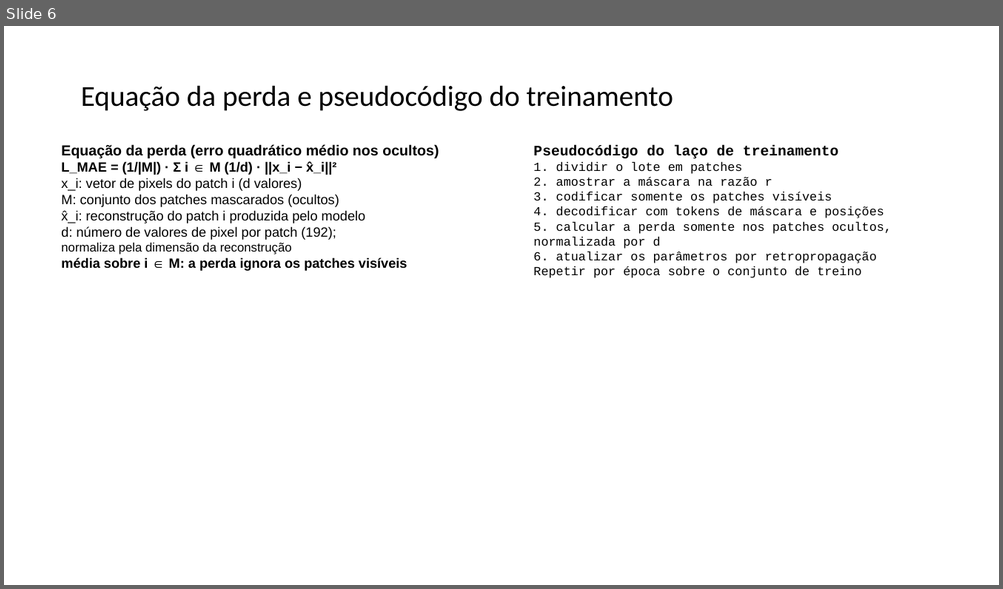
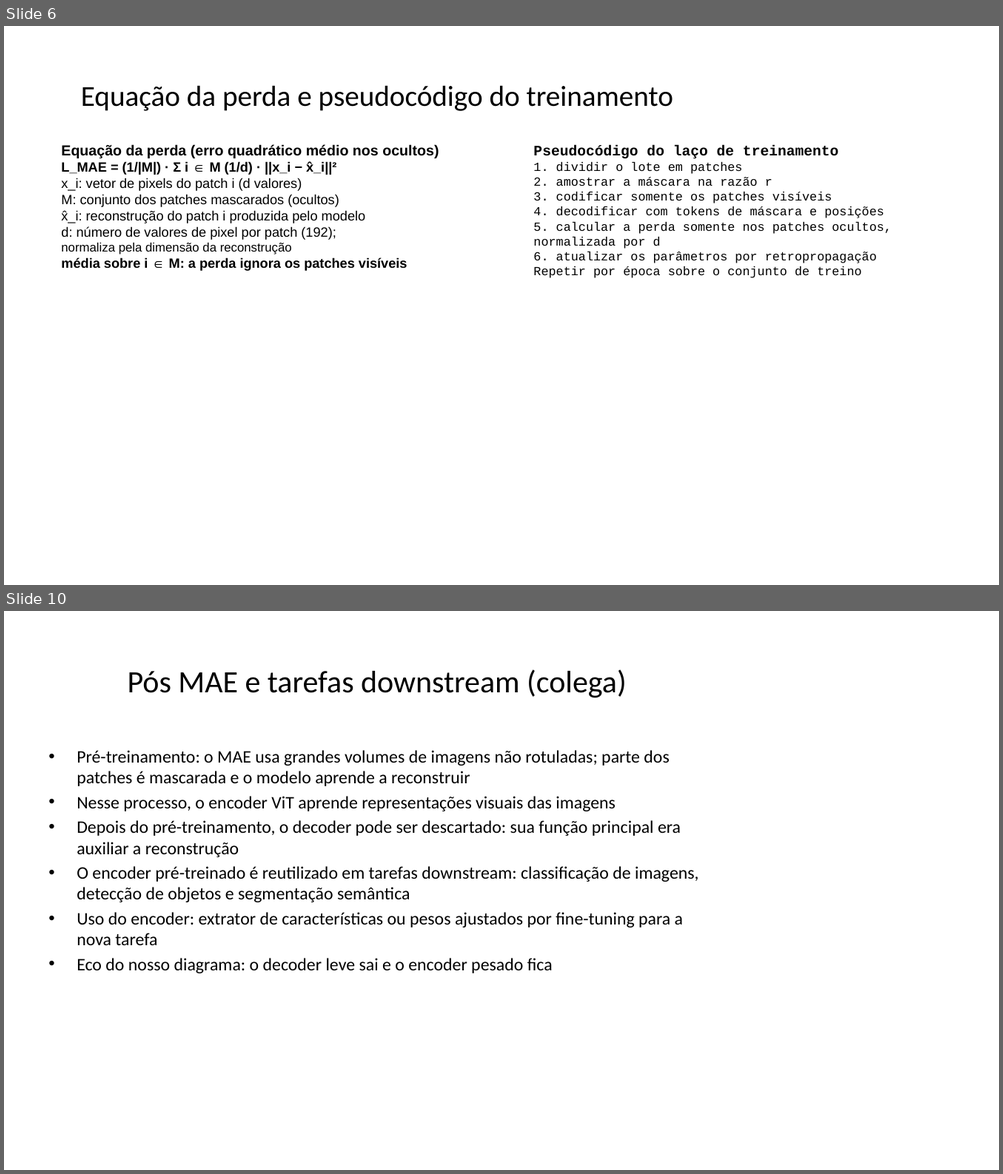
Before and after one commit to frederico-mello/seminario-masked-modeling, a slide deck: slides/seminario_masked_modeling.pptx. Shown one above the other, each under a label of ours: slide 6 before the commit, slides 6 and 10 after it; the slides between them are not shown. The pictures are 1003x589 and 1003x1174 pixels, drawn with LibreOffice and Linux fonts; fonts in the diff are those of the drawing. Boxes give left, top, right and bottom in pixels: in the first picture for what was removed or moved away, otherwise in the second. Text is boxed around its words. In the diff, an @@ line names an element or a change of style, - is before the commit and + after.

Commit message:
feat(mesclar-apresentacoes): apresentação fundida em 12 slides com material do colega e segundo experimento (#4)
Fusão das duas apresentações em 12 slides com abertura da ideia-chave.
Tabela comparativa BERT × MAE × SimMIM, diagrama de 8 etapas,
equação e pseudocódigo do mecanismo masked autoencoding.
Experimento próprio CIFAR-10 com taxas 50 e 75 (semente 42)
e experimento complementar ViT-MAE de 25 a 90 com três imagens
creditadas e MSEs 0,0476 / 0,1403 / 0,3117.
Aplicações por domínio, pos-MAE e downstream, referências
completas e zip de entrega com md5.

```diff
--- a/slides/seminario_masked_modeling.pptx
+++ b/slides/seminario_masked_modeling.pptx
@@ slide 10 added at bbox=[4, 611, 999, 1170], background #FFFFFF @@
@@ title added at bbox=[128, 669, 626, 698], 30 pt, text #000000 @@
+Pós MAE e tarefas downstream (colega)
@@ text added at bbox=[77, 750, 699, 974], 17 pt, text #000000 @@
+• Pré-treinamento: o MAE usa grandes volumes de imagens não rotuladas; parte dos patches é mascarada e o modelo aprende a reconstruir
+• Nesse processo, o encoder ViT aprende representações visuais das imagens
+• Depois do pré-treinamento, o decoder pode ser descartado: sua função principal era auxiliar a reconstrução
+• O encoder pré-treinado é reutilizado em tarefas downstream: classificação de imagens, detecção de objetos e segmentação semântica
+• Uso do encoder: extrator de características ou pesos ajustados por fine-tuning para a nova tarefa
+• Eco do nosso diagrama: o decoder leve sai e o encoder pesado fica
```
Also in this commit, not shown: 3 slides changed, 4 other slides added, 5 slides removed, 14 other files.
